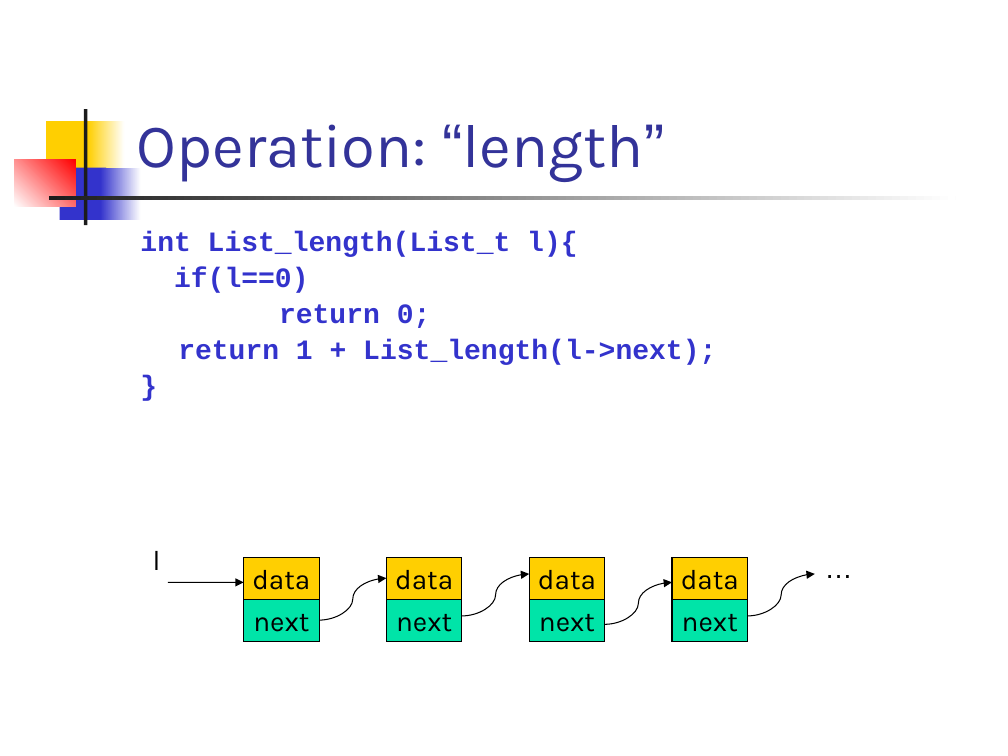
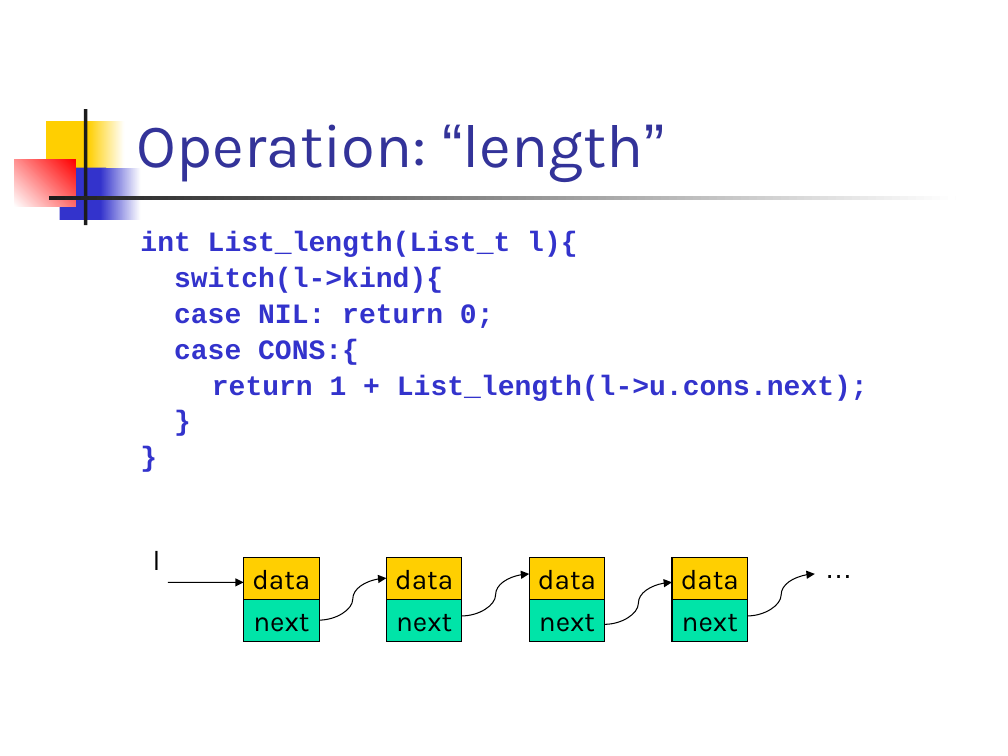
Before and after one commit to csslab-ustc/csslab-ustc.github.io, a slide deck: slide 12 of courses/sysprog/slides/lec13-funList.pptx. Drawn at 1008x756 pixels with LibreOffice and Linux fonts; fonts in the diff are those of the drawing. Boxes give left, top, right and bottom in pixels: in the first picture for what was removed or moved away, otherwise in the second. Text is boxed around its words. In the diff, an @@ line names an element or a change of style, - is before the commit and + after.

```diff
--- a/courses/sysprog/slides/lec13-funList.pptx
+++ b/courses/sysprog/slides/lec13-funList.pptx
@@ text at <box>140,231,868,401</box>: paragraph added @@
+}
@@ text at <box>174,267,868,401</box>: text changed @@
-if(l==0)
-return 0;
-return 1 + List_length(l->next);
+switch(l->kind){
+case NIL: return 0;
+case CONS:{
+return 1 + List_length(l->u.cons.next);
```
Also in this commit, not shown: 7 other slides changed.
